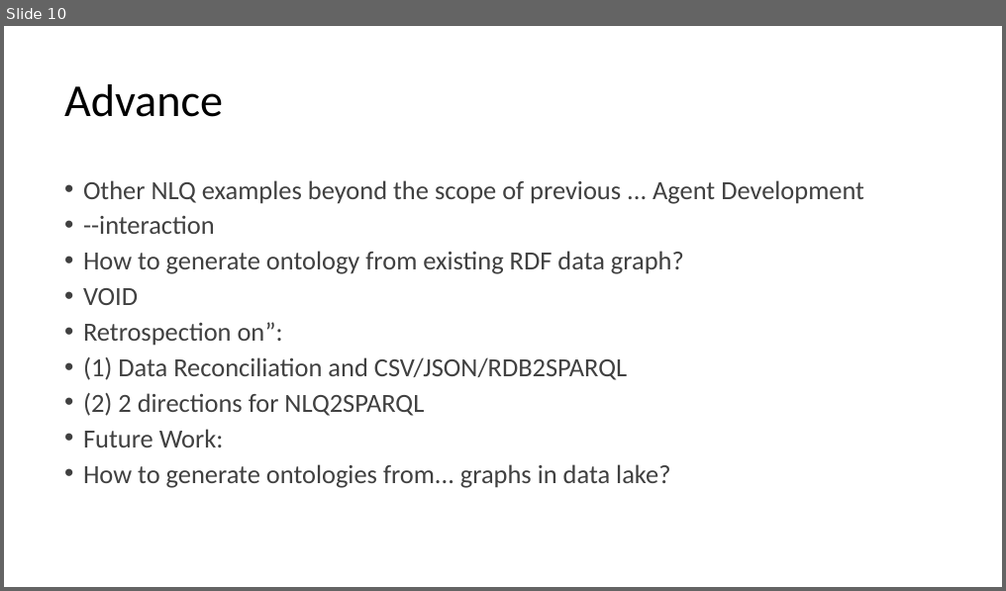
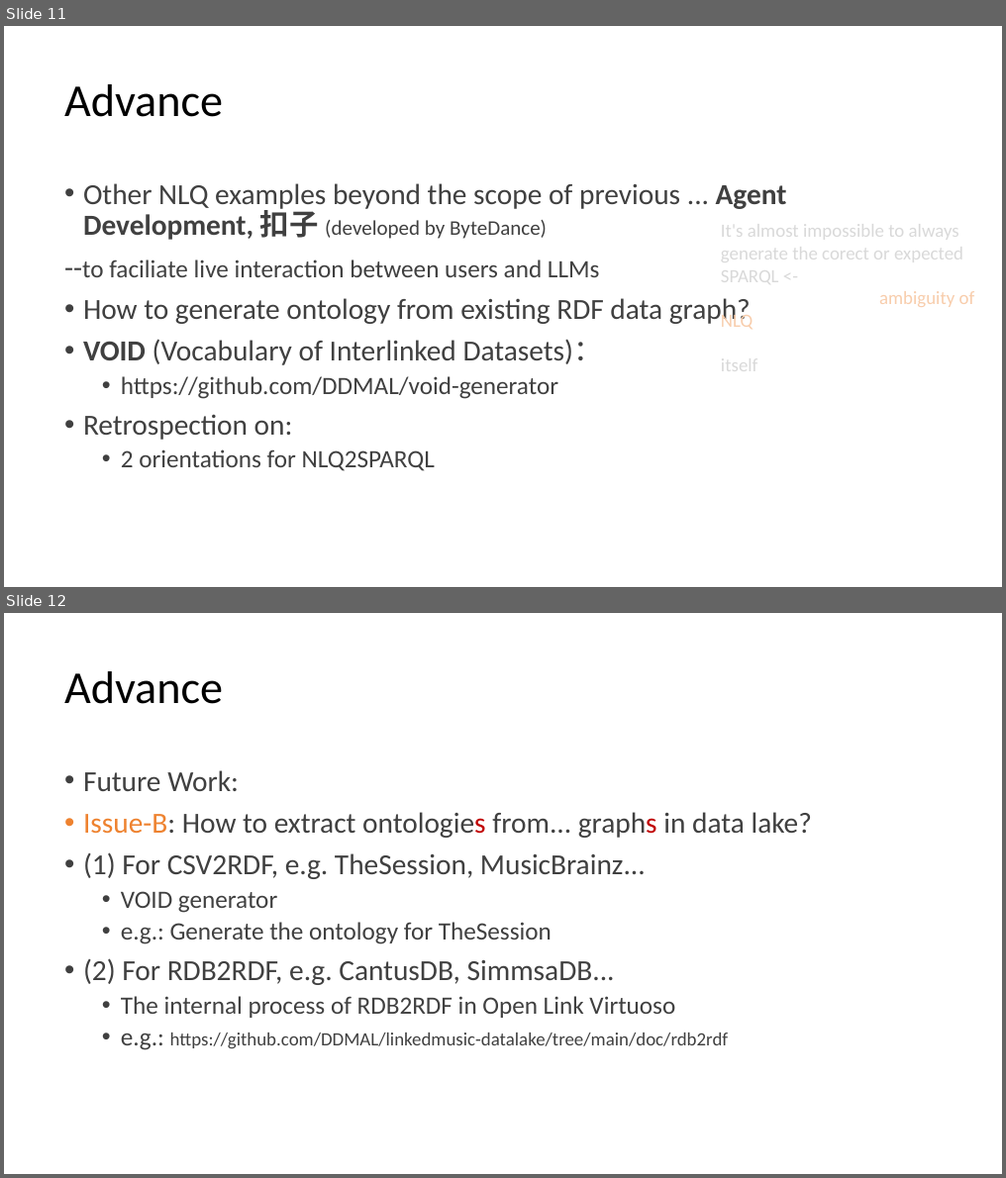
Before and after one commit to DDMAL/linkedmusic-queries, a slide deck: handOver_generalReviewOf_LinkedMusicQueries2024-2025.pptx. Shown one above the other, each under a label of ours: slide 10 before the commit, slides 11 and 12 after it. The pictures are 1006x591 and 1006x1178 pixels, drawn with LibreOffice and Linux fonts; fonts in the diff are those of the drawing. Boxes give left, top, right and bottom in pixels: in the first picture for what was removed or moved away, otherwise in the second. Text is boxed around its words. In the diff, an @@ line names an element or a change of style, - is before the commit and + after.

```diff
--- a/handOver_generalReviewOf_LinkedMusicQueries2024-2025.pptx
+++ b/handOver_generalReviewOf_LinkedMusicQueries2024-2025.pptx
@@ slide 12 added at [4,613,1002,1174], background #FFFFFF @@
@@ title added at [64,671,223,704], 44 pt, text #000000 @@
+Advance
@@ text added at [83,770,812,1051], 28 pt, text #404040 @@
+• Future Work:
+• Issue-B: How to extract ontologies from... graphs in data lake?
+• (1) For CSV2RDF, e.g. TheSession, MusicBrainz...
+  • VOID generator
+  • e.g.: Generate the ontology for TheSession
+• (2) For RDB2RDF, e.g. CantusDB, SimmsaDB...
+  • The internal process of RDB2RDF in Open Link Virtuoso
+  • e.g.: https://github.com/DDMAL/linkedmusic-datalake/tree/main/doc/rdb2rdf
@@ what was slide 10 is now slide 11 @@
@@ slide 11 changed as well @@
@@ text at [82,183,787,277]: text changed; size 25.2 to 28 pt @@
-• Other NLQ examples beyond the scope of previous ... Agent Development
-• --interaction
+• Other NLQ examples beyond the scope of previous ... Agent Development, 扣子 (developed by ByteDance)
+--to faciliate live interaction between users and LLMs
@@ text added at [721,220,975,330], 18 pt, text #D9D9D9 @@
+It's almost impossible to always generate the corect or expected SPARQL <- *****************ambiguity of NLQ
+itself
@@ text at [83,298,750,326]: size 25.2 to 28 pt in "How to generate ontology from existing RDF ..."; line spacing 0.8 to 0.9 @@
@@ text at [83,339,603,472]: text changed; size 25.2 to 24 pt @@
-• VOID
-• Retrospection on”:
-• (1) Data Reconciliation and CSV/JSON/RDB2SPARQL
-• (2) 2 directions for NLQ2SPARQL
-• Future Work:
-• How to generate ontologies from... graphs in data lake?
+• VOID (Vocabulary of Interlinked Datasets)：
+  • https://github.com/DDMAL/void-generator
+• Retrospection on:
+  • 2 orientations for NLQ2SPARQL
```
Also in this commit, not shown: 9 other slides changed, 3 other slides added, 1 other file.
